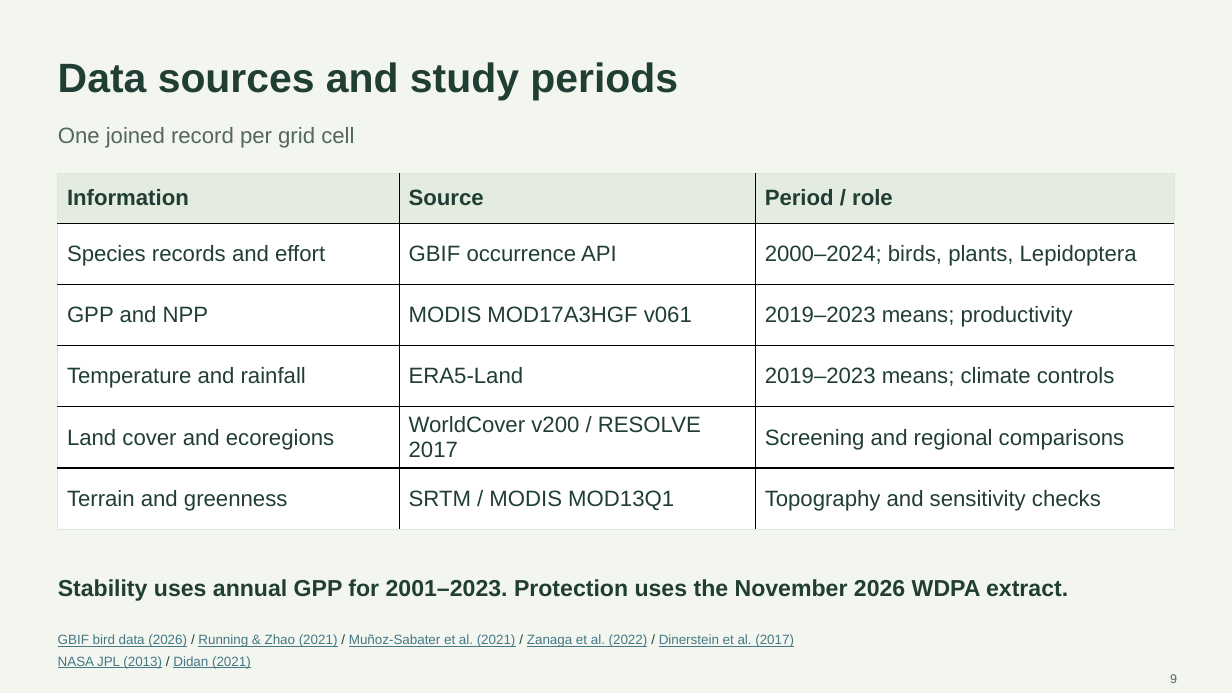
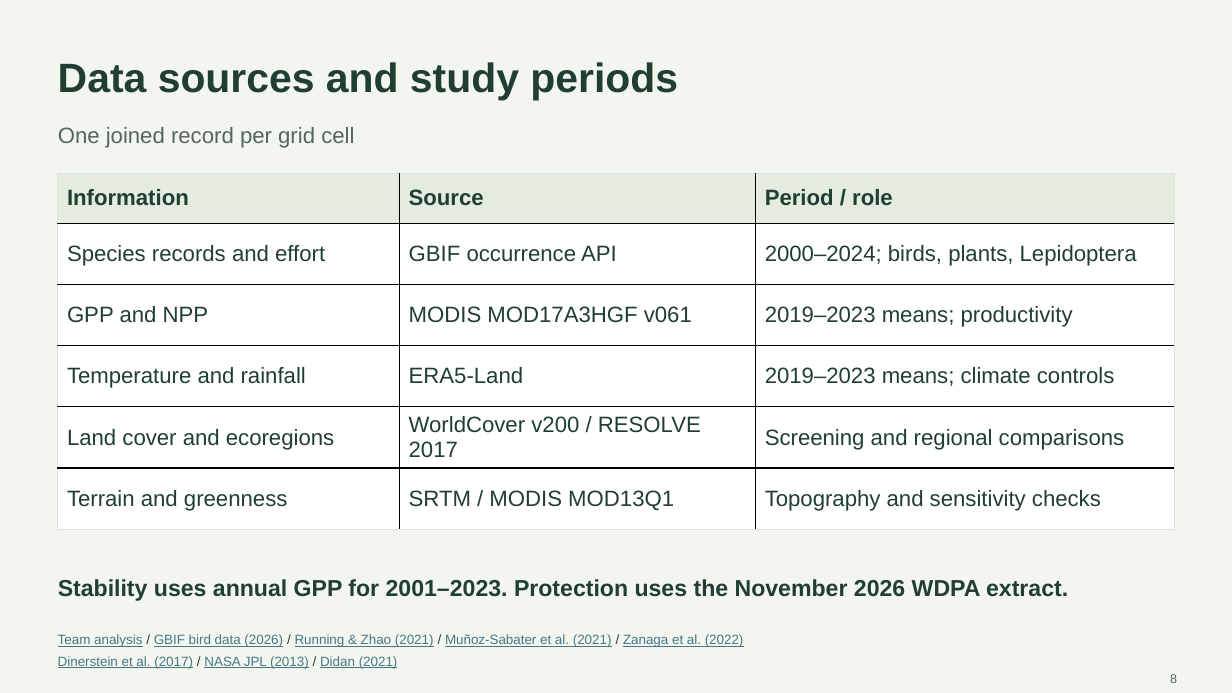
Before and after one commit to Devansh061105/Course-Project-EVST, a slide deck: slide 8 of presentation/final/Final_Evaluation_Biodiversity_Productivity.pptx (slide 9 before the commit). Drawn at 1232x693 pixels with LibreOffice and Linux fonts; fonts in the diff are those of the drawing. Boxes give left, top, right and bottom in pixels: in the first picture for what was removed or moved away, otherwise in the second. Text is boxed around its words. In the diff, an @@ line names an element or a change of style, - is before the commit and + after.

```diff
--- a/presentation/final/Final_Evaluation_Biodiversity_Productivity.pptx
+++ b/presentation/final/Final_Evaluation_Biodiversity_Productivity.pptx
@@ text at [58,634,744,647]: text changed @@
-GBIF bird data (2026) / Running & Zhao (2021) / Muñoz-Sabater et al. (2021) / Zanaga et al. (2022) / Dinerstein et al. (2017)
+Team analysis / GBIF bird data (2026) / Running & Zhao (2021) / Muñoz-Sabater et al. (2021) / Zanaga et al. (2022)
@@ text at [58,656,398,669]: text changed @@
-NASA JPL (2013) / Didan (2021)
+Dinerstein et al. (2017) / NASA JPL (2013) / Didan (2021)
```
Also in this commit, not shown: 29 other slides changed, 9 slides added, 5 slides removed, 6 other files.
